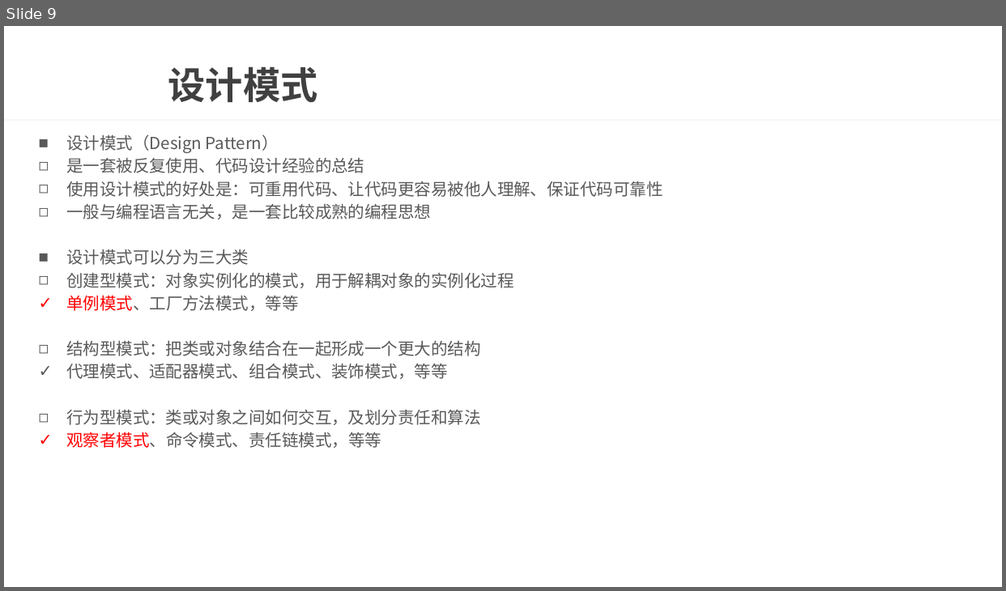
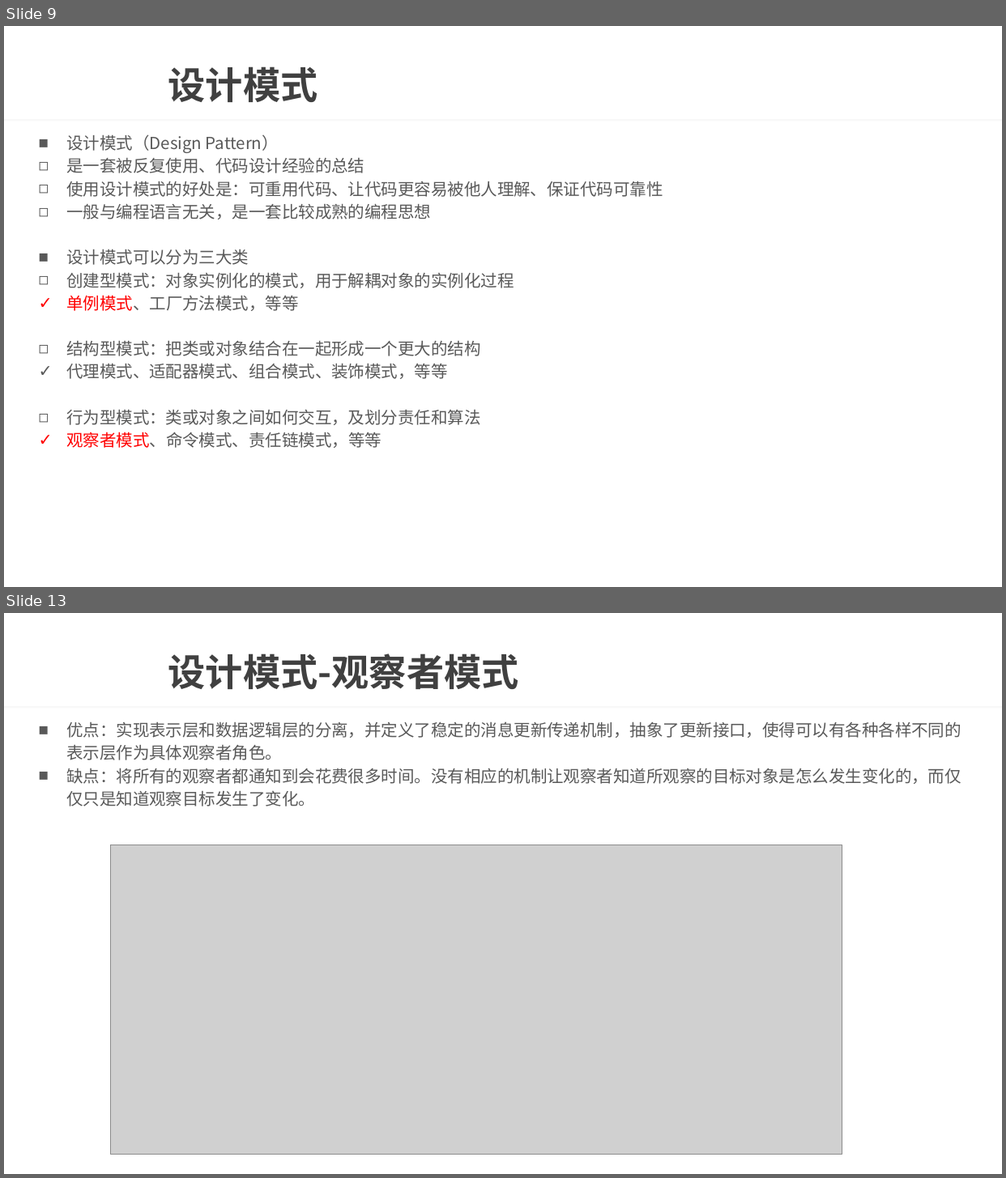
Before and after one commit to wtj900/wtj900.github.io, a slide deck: file/面试文档/07-设计模式与架构.pptx. Shown one above the other, each under a label of ours: slide 9 before the commit, slides 9 and 13 after it; the slides between them are not shown. The pictures are 1006x591 and 1006x1178 pixels, drawn with LibreOffice and Linux fonts; fonts in the diff are those of the drawing; grey boxes stand for pictures; background and template pictures are left out. Boxes give left, top, right and bottom in pixels: in the first picture for what was removed or moved away, otherwise in the second. Text is boxed around its words. In the diff, an @@ line names an element or a change of style, - is before the commit and + after.

Commit message:
设计模式

```diff
--- a/file/面试文档/07-设计模式与架构.pptx
+++ b/file/面试文档/07-设计模式与架构.pptx
@@ slide 13 added at [4,613,1002,1174], background picture (left out); not listed: 1 template element that a slide beside it also shows @@
@@ title added at [168,653,519,689], 36 pt, text #404040, bold @@
+设计模式-观察者模式
@@ text added at [66,722,961,807], 16 pt, text #595959 @@
+■ 优点：实现表示层和数据逻辑层的分离，并定义了稳定的消息更新传递机制，抽象了更新接口，使得可以有各种各样不同的表示层作为具体观察者角色。
+■ 缺点：将所有的观察者都通知到会花费很多时间。没有相应的机制让观察者知道所观察的目标对象是怎么发生变化的，而仅仅只是知道观察目标发生了变化。
@@ picture added at [111,845,842,1155] @@
```
Also in this commit, not shown: 6 other slides added, 2 other files.
